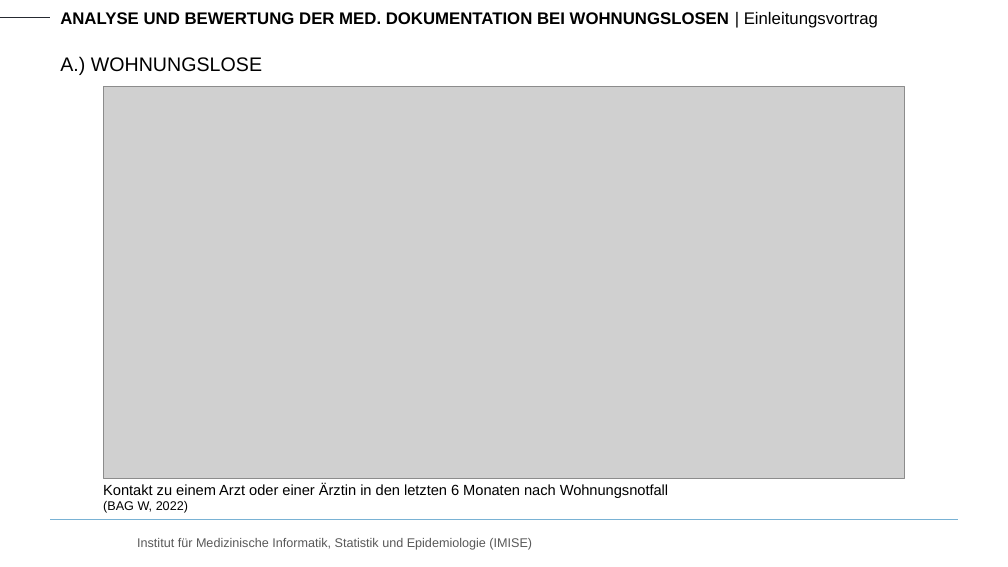
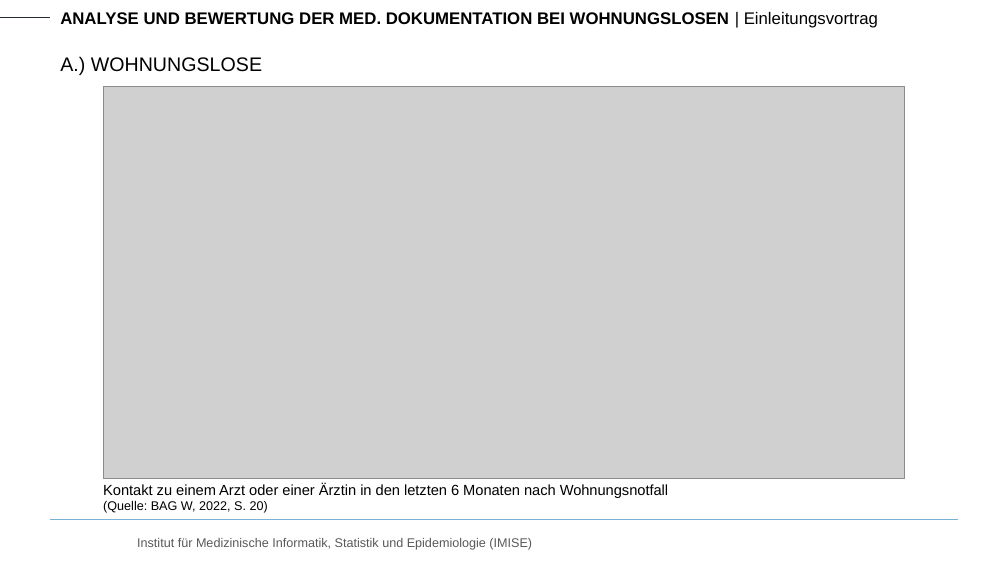
Before and after one commit to RoKuen/masterthesis, a slide deck: slide 7 of Presentations/1_presentation.pptx. Drawn at 1008x567 pixels with LibreOffice and Linux fonts; fonts in the diff are those of the drawing; grey boxes stand for pictures; background and template pictures are left out. Boxes give left, top, right and bottom in pixels: in the first picture for what was removed or moved away, otherwise in the second. Text is boxed around its words. In the diff, an @@ line names an element or a change of style, - is before the commit and + after.

```diff
--- a/Presentations/1_presentation.pptx
+++ b/Presentations/1_presentation.pptx
@@ text at bbox=[103, 501, 268, 513]: text changed @@
-(BAG W, 2022)
+(Quelle: BAG W, 2022, S. 20)
```
Also in this commit, not shown: 6 other slides changed.
